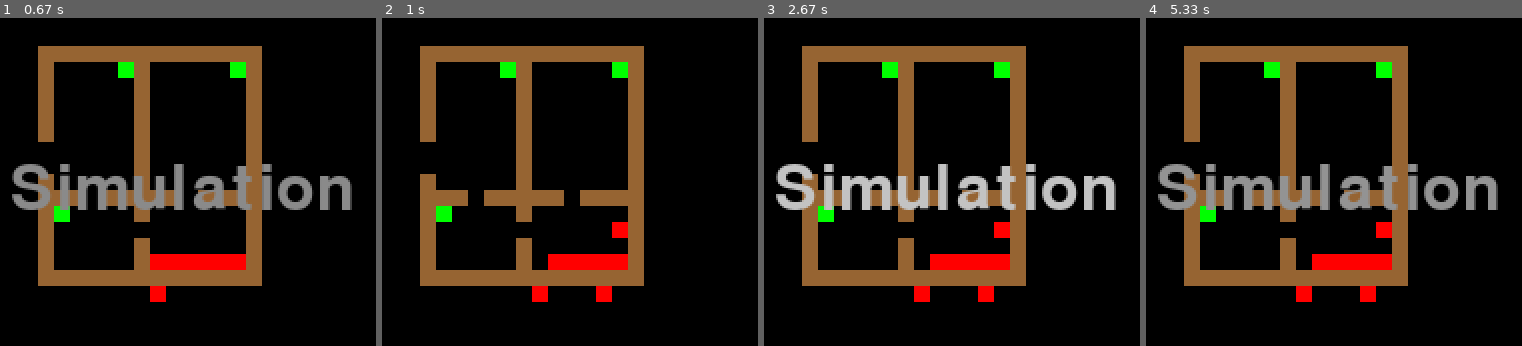
Above: before the commit, frames 1-4 (left to right).
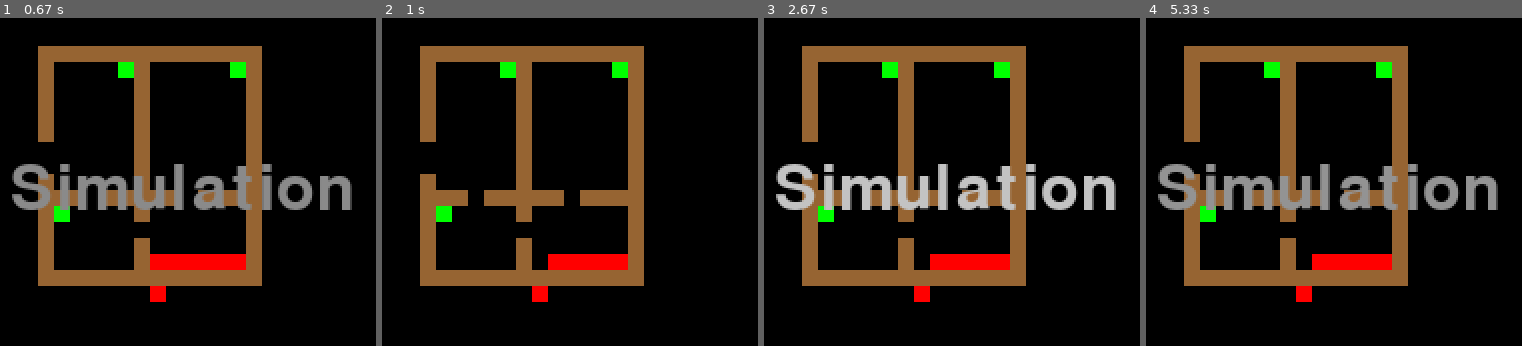
Above: after the commit, the same moments.

Repository: MohFakih/ignitus.ai
Game: pygame game, started from testSimulation.py
Two runs of this game, one before a commit and one after it. Both use one fixed random seed, a clock stepped at 60 frames per second and the inputs below.
Inputs:
- Up to frame 1 (0.67 s): tap R at 0.33 s
- Up to frame 2 (1 s): tap R at 0.67 s
- Up to frame 3 (2.67 s): hold D 1-1.47 s; hold D 1.5-1.97 s; hold S 2-2.3 s; hold D from 2.33 s (still down)
- Up to frame 4 (5.33 s): release D at 2.97 s; hold D 3.4-3.87 s; hold D 3.9-4.37 s; hold D from 4.73 s (still down)

Frame 1 is identical in both runs. In frame 2, 0.4% of the frame differs, in the area x 56-66%, y 62-87%; in frame 3, 0.4%; in frame 4, 0.4%.

Commit message:
Prepared simulation for RL Training

Diff:
--- a/simulation/Basic2DSim.py
+++ b/simulation/Basic2DSim.py
@@ -7,6 +7,14 @@
 TYPE_TO_CHAR['fire'] ='X'
 TYPE_TO_CHAR['block']='#'
 TYPE_TO_CHAR['wood'] ='W'
+TYPE_TO_CHAR['victim'] = 'V'
+
+TYPE_TO_INT = {}
+TYPE_TO_INT['air'] = 0
+TYPE_TO_INT['fire'] = 1
+TYPE_TO_INT['block'] = 2
+TYPE_TO_INT['wood'] = 3
+TYPE_TO_INT['victim'] = 4
 
 
 BLACK = (0, 0, 0)
@@ -70,6 +78,12 @@
                 L.append(self.grid[x][y])
         return L
 
+    def isTerminal(self):
+        for cell in self.list_cells():
+            if cell.block_type == 'fire':
+                return False
+        return True
+
     def __str__(self):
         s = "+" + " -"*self.W + "+\n"
         for row in self.grid:
@@ -89,6 +103,7 @@
         for old_cell in self.list_cells():
             x = old_cell.x
             y = old_cell.y
+            # if old_cell.block_type == 'air':
             newGrid[x][y] = old_cell.step(self, newGrid)
         self.grid = newGrid
         self.propagate()
@@ -137,6 +152,9 @@
     def __str__(self):
         return TYPE_TO_CHAR[self.block_type]
 
+    def __int__(self):
+        return TYPE_TO_INT[self.block_type]
+
     def step(self, newWorld, newGrid):
         pass
 
@@ -166,7 +184,7 @@
             return Cell_AIR(self.coords, newWorld, newGrid)
         else:
             # Check for flames in the vicinity
-            if self.countVicinitylames < 4 and np.random.random() < 0.05:
+            if self.countVicinitylames < 4 and np.random.random() < 0.04:
                 return Cell_AIR(self.coords, newWorld, newGrid)
             else:
                 return Cell_FIRE(self.coords, newWorld, newGrid)
@@ -183,7 +201,7 @@
         self.color = BROWN
 
     def step(self, newWorld, newGrid):
-        damage = self.countVicinitylames
+        damage = self.countVicinitylames*0.2
         newHP = self.hp-damage
         if newHP <= 0:
             return Cell_AIR(self.coords, newWorld, newGrid)
@@ -193,20 +211,6 @@
     def propagate(self, newWorld, newGrid):
         for cell in self.list_adjacent_cells():
             cell.addAdjacentFlammable()
-
-
-class Cell_firefighter(Cell):
-    def __init_(self, coords, parent_world, parent_grid):
-        super().__init__(coords, parent_world, parent_grid, 'firefighter')
-        self.color = YELLOW
-
-    def action(self):
-        pass
-
-    def step(self, newWorld, newGrid):
-        self.parent_grid = newGrid
-        self.parent_world= newWorld
-        return self
 
 
 class Cell_VICTIM(Cell):
@@ -231,7 +235,7 @@
 
     def step(self, newWorld, newGrid):
         if self.foundAdjacentFlammable:
-            probability_of_fire = 0.04*self.countVicinitylames
+            probability_of_fire = 0.01*self.countVicinitylames
             # if probability_of_fire != 0:
             #     print(self.coords, probability_of_fire)
             if np.random.random() < probability_of_fire:
